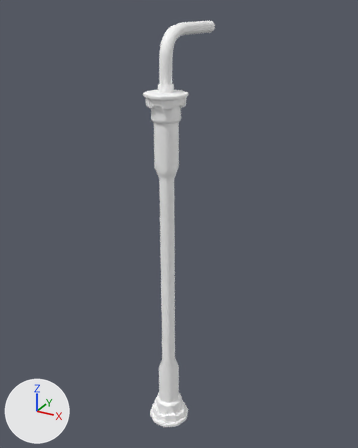
The FBX model Assets/Models/!Props/ScienceNew/Tube_Tiny.fbx, before and after one commit.
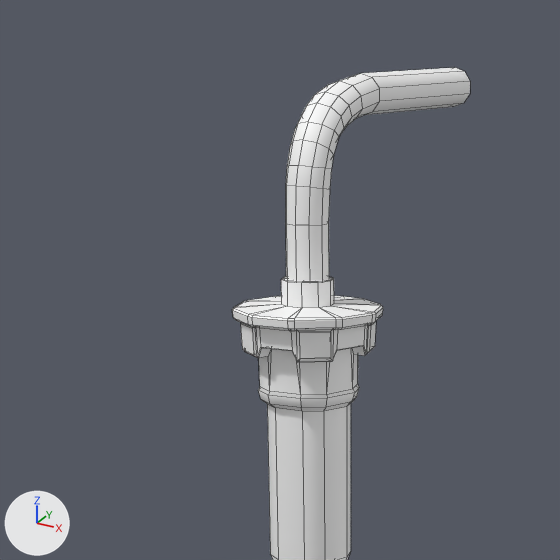
Each version appears first whole from a 50 mm camera at (2.59, -4.43, 5.03) aimed at (-0.08, 0.42, 2.61), and next in a close-up on the part from 20% to 68% of the width and 0% to 38% of the height. Every picture has the same lights, and +X, +Y and +Z are marked at lower left. The close-ups show mesh edges as thin lines. Where no turn or scale is listed for an object, it has been applied to the vertices.

The first close-up shows 'Tube_Tiny'.
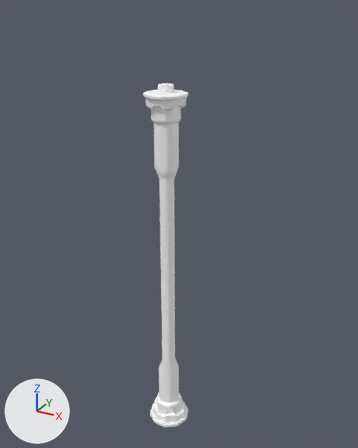
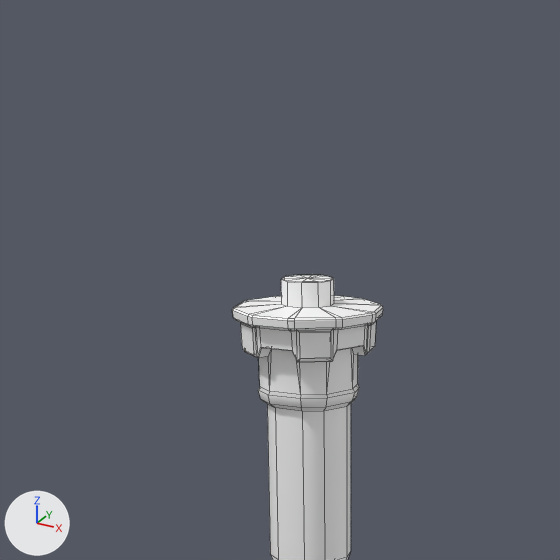
Boxes [x1, y1, x2, y2] around the edits, measured in the close-ups (560 x 560 px; the box of a moved part takes in the faces that stretch with it):
'Tube_Tiny', reshaped
    before: [232, 67, 470, 560]
    after: [232, 275, 383, 560]
part 1 of me_mesh, deleted
    before: [286, 67, 470, 281]
part 2 of me_mesh, moved or reshaped
    before: [282, 276, 332, 282]
    after: [282, 275, 332, 282]

Diff of the bpy script that builds the scene:
```diff
--- a/Assets/Models/!Props/ScienceNew/Tube_Tiny.fbx.py
+++ b/Assets/Models/!Props/ScienceNew/Tube_Tiny.fbx.py
@@ me_mesh @@
 me_mesh.from_pydata(...)  # 645 vertices, 634 faces; spans x -0.26..0.26, y -0.25..1.0, z 0.0..4.88
 # used by ob_tube_tiny; location = (0.0, 0.0, 0.0)
 # verts and faces of me_mesh; kept vertices keep their numbers, new ones are numbered from 645
 # before: 159 (0.05, -0.03, 4.31), 160 (0.06, 0.0, 4.31), 161 (0.05, 0.03, 4.31), 162 (0.02, 0.05, 4.31), 163 (0.0, 0.06, 4.31)
 # before: 164 (-0.02, 0.05, 4.31), 165 (-0.05, 0.03, 4.31), 166 (-0.06, 0.0, 4.31), 167 (-0.05, -0.03, 4.31), 168 (-0.02, -0.05, 4.31)
 # before: 169 (0.02, -0.05, 4.31)
+# me_mesh part 1: the loose piece of 110 vertices spanning x -0.07..0.07, y -0.07..1.0, z 4.25..4.88 is deleted
+# me_mesh part 2
+verts[159] = (0.0, 0.0, 4.31)  # moved, pixel (307, 278)
+verts[160] = (0.0, 0.0, 4.31)  # moved, pixel (307, 278)
+verts[161] = (0.0, 0.0, 4.31)  # moved, pixel (307, 278)
+verts[162] = (0.0, 0.0, 4.31)  # moved, pixel (307, 278)
+verts[163] = (0.0, 0.0, 4.31)  # moved, pixel (307, 278)
+verts[164] = (0.0, 0.0, 4.31)  # moved, pixel (307, 278)
+verts[165] = (0.0, 0.0, 4.31)  # moved, pixel (307, 278)
+verts[166] = (0.0, 0.0, 4.31)  # moved, pixel (307, 278)
+verts[167] = (0.0, 0.0, 4.31)  # moved, pixel (307, 278)
+verts[168] = (0.0, 0.0, 4.31)  # moved, pixel (307, 278)
+verts[169] = (0.0, 0.0, 4.31)  # moved, pixel (307, 278)
 me_mesh.materials.append(mat_tubetrim)
```
